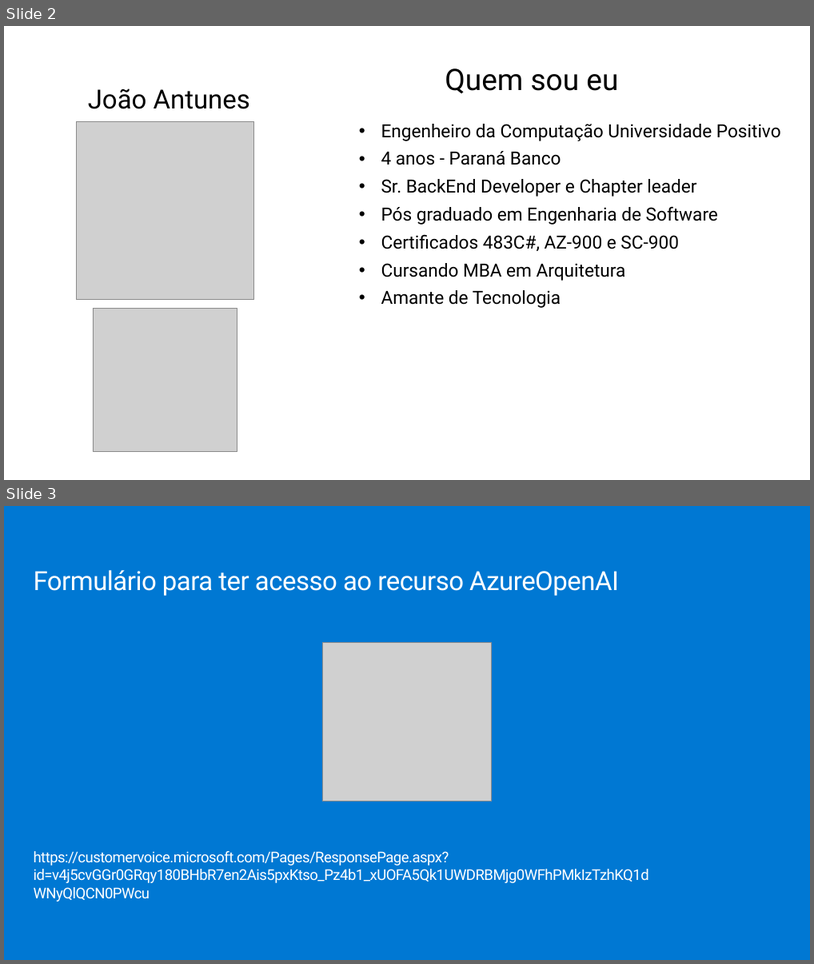
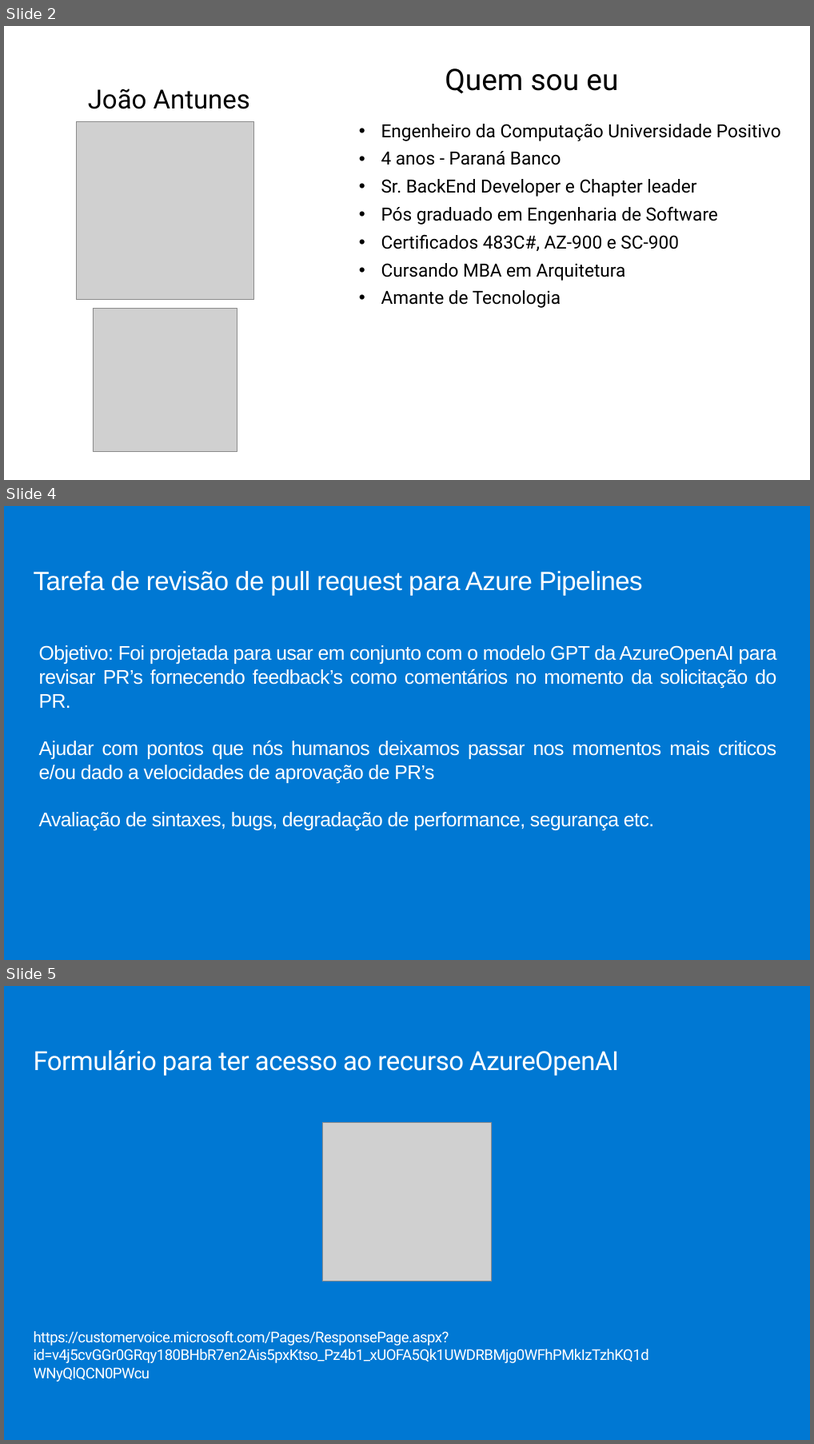
Before and after one commit to jpitapeva/azureopenai, a slide deck: AzureOpenAI.pptx. Shown one above the other, each under a label of ours: slides 2 and 3 before the commit, slides 2, 4 and 5 after it; the slides between them are not shown. The pictures are 814x964 and 814x1444 pixels, drawn with LibreOffice and Linux fonts; fonts in the diff are those of the drawing; grey boxes stand for pictures; background and template pictures are left out. Boxes give left, top, right and bottom in pixels: in the first picture for what was removed or moved away, otherwise in the second. Text is boxed around its words. In the diff, an @@ line names an element or a change of style, - is before the commit and + after.

```diff
--- a/AzureOpenAI.pptx
+++ b/AzureOpenAI.pptx
@@ slide 4 added at bbox=[4, 506, 810, 960], background #0078D3 @@
@@ text added at bbox=[34, 571, 643, 596], 32 pt, text #FFFFFF @@
+Tarefa de revisão de pull request para Azure Pipelines
@@ text added at bbox=[39, 645, 778, 831], 24 pt, text #FFFFFF @@
+Objetivo: Foi projetada para usar em conjunto com o modelo GPT da AzureOpenAI para revisar PR’s fornecendo feedback’s como comentários no momento da solicitação do PR.
+Ajudar com pontos que nós humanos deixamos passar nos momentos mais criticos e/ou dado a velocidades de aprovação de PR’s
+Avaliação de sintaxes, bugs, degradação de performance, segurança etc.
@@ what was slide 3 is now slide 5 @@
```
Also in this commit, not shown: 1 slide changed, 3 other slides added.
